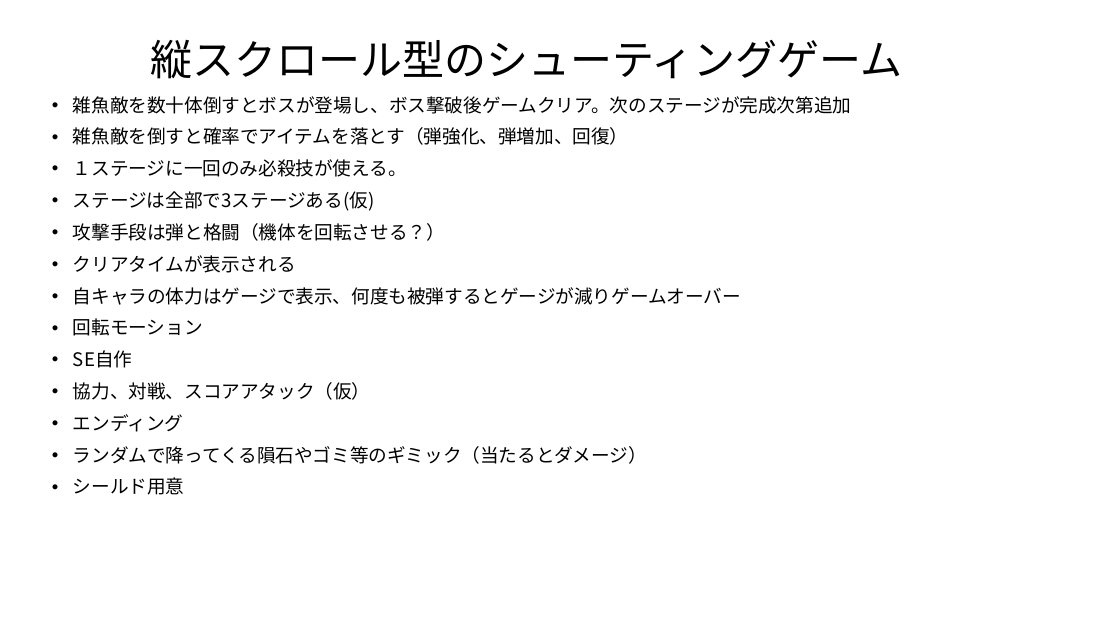
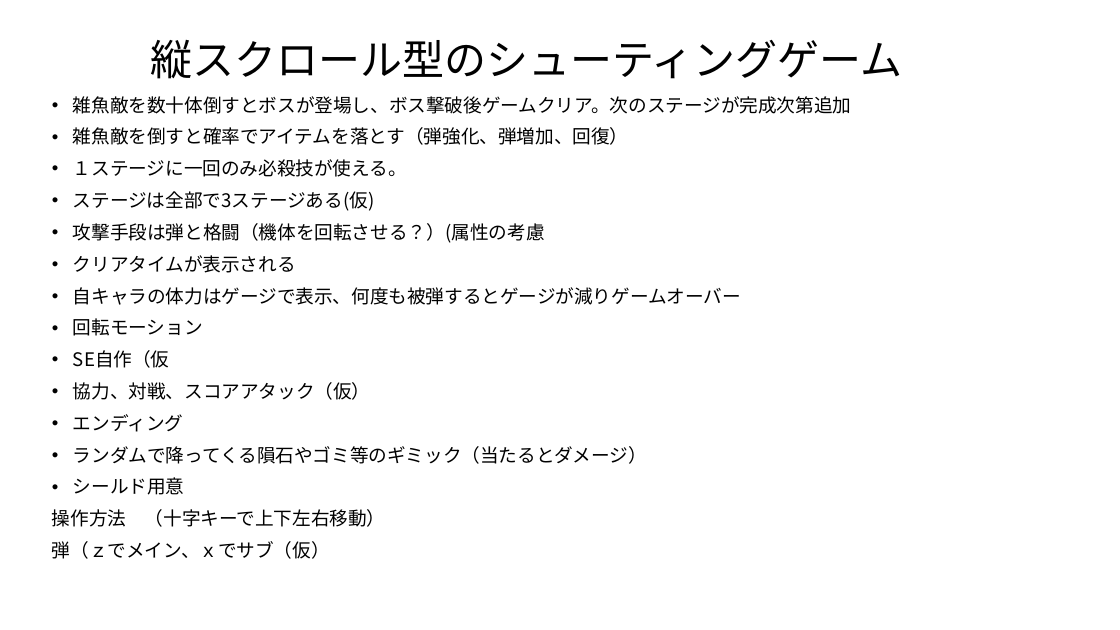
Before and after one commit to Tsubaki-mk5/potetomann, a slide deck: slide 1 of 企画.pptx. Drawn at 1120x630 pixels with LibreOffice and Linux fonts; fonts in the diff are those of the drawing. Boxes give left, top, right and bottom in pixels: in the first picture for what was removed or moved away, otherwise in the second. Text is boxed around its words. In the diff, an @@ line names an element or a change of style, - is before the commit and + after.

```diff
--- a/企画.pptx
+++ b/企画.pptx
@@ text at [73, 223, 545, 243]: text changed @@
-• 攻撃手段は弾と格闘（機体を回転させる？）
+• 攻撃手段は弾と格闘（機体を回転させる？）(属性の考慮
@@ text at [73, 350, 169, 368]: text changed @@
-• SE自作
+• SE自作（仮
@@ text at [52, 509, 386, 559]: paragraphs added @@
+操作方法 （十字キーで上下左右移動）
+弾（ｚでメイン、ｘでサブ（仮）
```
Also in this commit, not shown: 4 other files.
